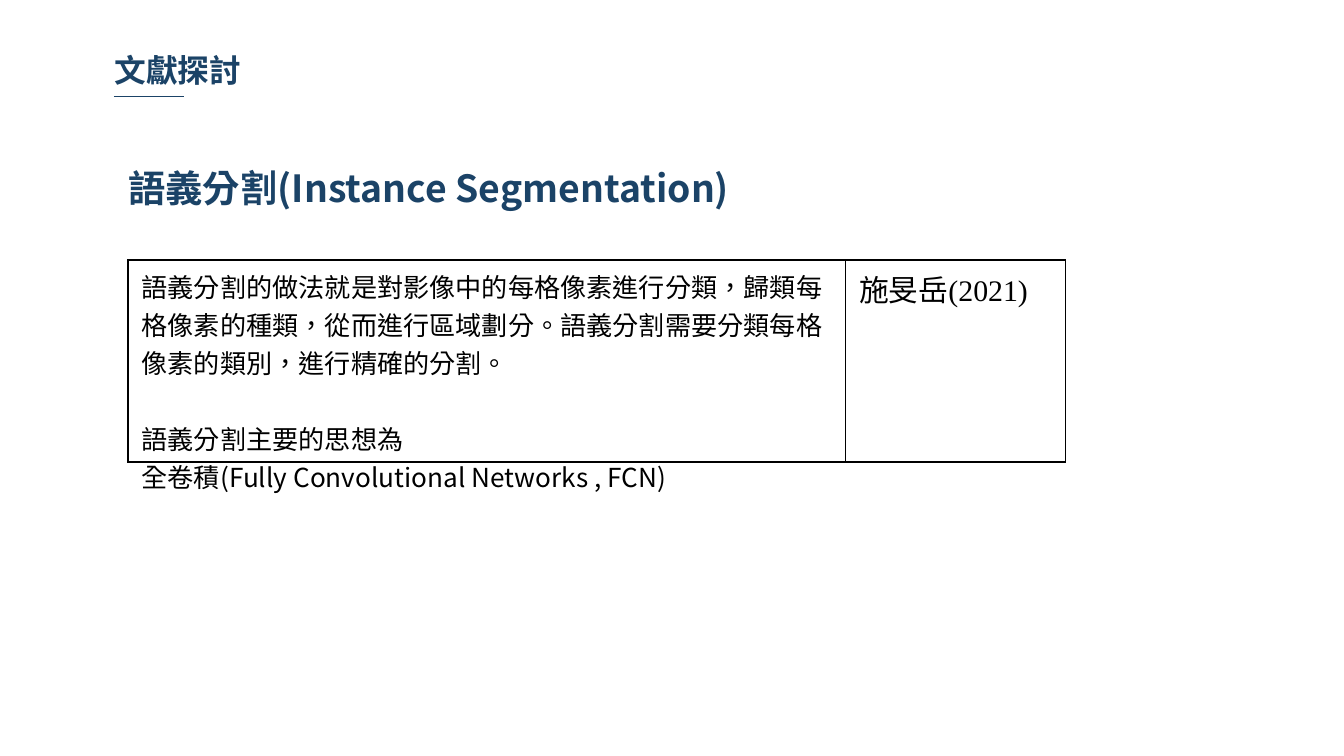
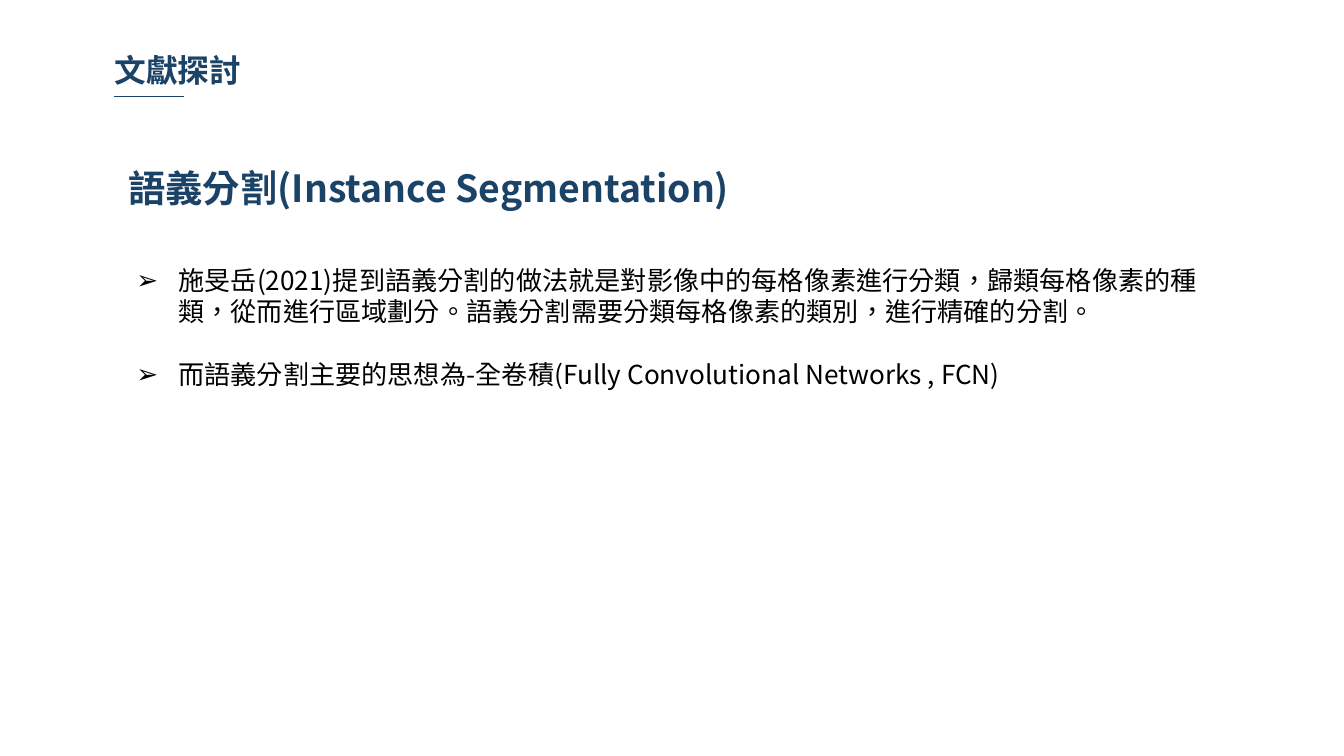
Before and after one commit to 10994015/paper, a slide deck: slide 13 of 論文/論文寫作期末報告.pptx. Drawn at 1344x756 pixels with LibreOffice and Linux fonts; fonts in the diff are those of the drawing; background and template pictures are left out. Boxes give left, top, right and bottom in pixels: in the first picture for what was removed or moved away, otherwise in the second. Text is boxed around its words. In the diff, an @@ line names an element or a change of style, - is before the commit and + after.

```diff
--- a/論文/論文寫作期末報告.pptx
+++ b/論文/論文寫作期末報告.pptx
@@ table removed at <box>128,261,1066,497</box>, 1 rows, 2 columns @@
-語義分割的做法就是對影像中的每格像素進行分類，歸類每格像素的種類，從而進行區域劃分。語義分割需要分類每格像素的類別，進行精確的分割。 / 語義分割主要的思想為 / 全卷積(Fully Convolutional Networks , FCN) | 施旻岳(2021)
@@ text added at <box>178,268,1196,390</box>, 14 pt, text #000000 @@
+➢ 施旻岳(2021)提到語義分割的做法就是對影像中的每格像素進行分類，歸類每格像素的種類，從而進行區域劃分。語義分割需要分類每格像素的類別，進行精確的分割。
+➢ 而語義分割主要的思想為-全卷積(Fully Convolutional Networks , FCN)
```
Also in this commit, not shown: 7 other slides changed.
